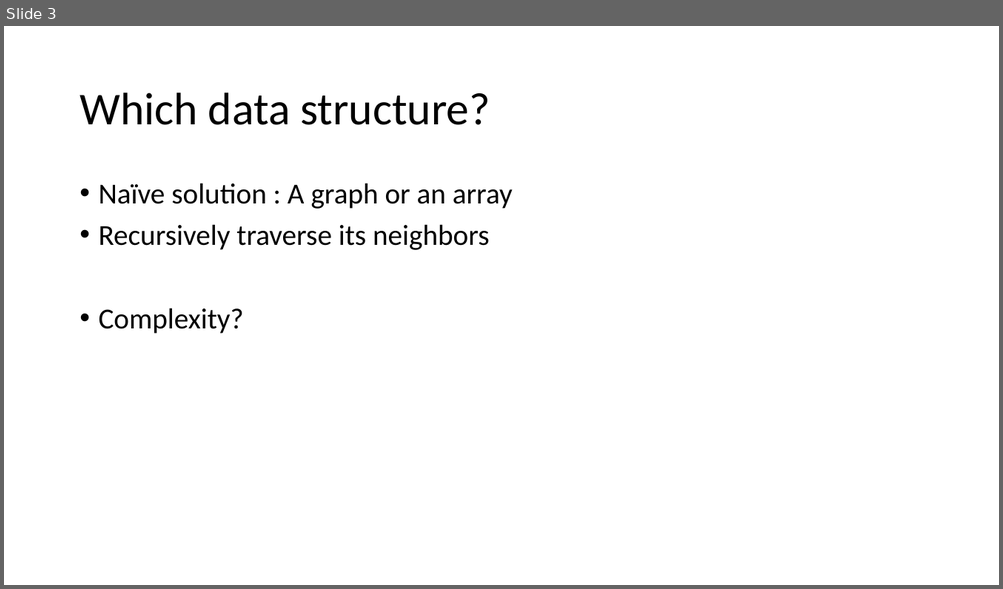
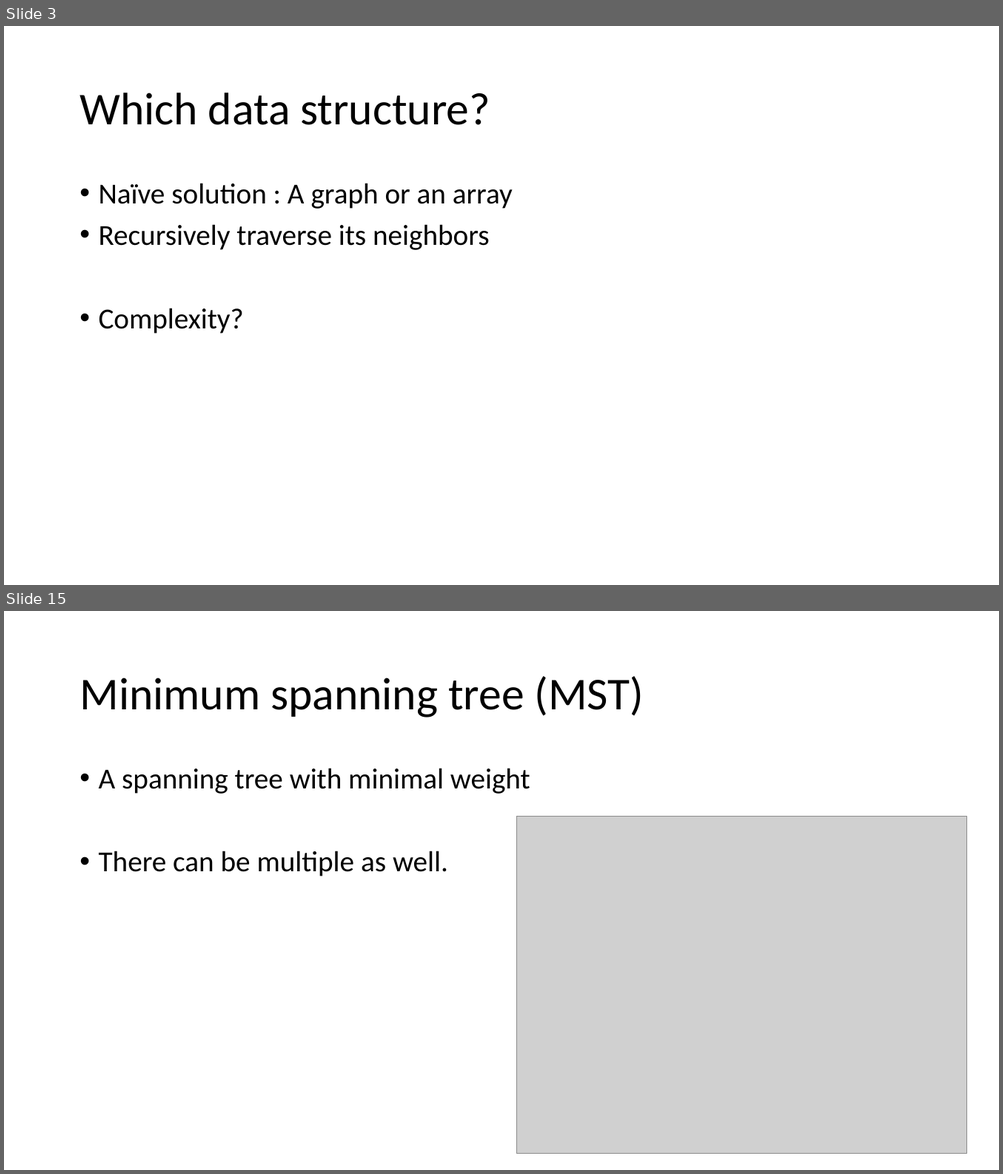
Before and after one commit to kwea123/cpp_data_algo, a slide deck: 8_Disjoint.pptx. Shown one above the other, each under a label of ours: slide 3 before the commit, slides 3 and 15 after it; the slides between them are not shown. The pictures are 1003x589 and 1003x1174 pixels, drawn with LibreOffice and Linux fonts; fonts in the diff are those of the drawing; grey boxes stand for pictures. Boxes give left, top, right and bottom in pixels: in the first picture for what was removed or moved away, otherwise in the second. Text is boxed around its words. In the diff, an @@ line names an element or a change of style, - is before the commit and + after.

```diff
--- a/8_Disjoint.pptx
+++ b/8_Disjoint.pptx
@@ slide 15 added at (4,611,999,1170), background #FFFFFF @@
@@ title added at (79,676,644,718), 44 pt, text #000000 @@
+Minimum spanning tree (MST)
@@ text added at (99,768,530,877), 28 pt, text #000000 @@
+• A spanning tree with minimal weight
+• There can be multiple as well.
@@ picture added at (517,817,967,1154) @@
```
Also in this commit, not shown: 2 slides changed, 16 other slides added, 15 other files.
